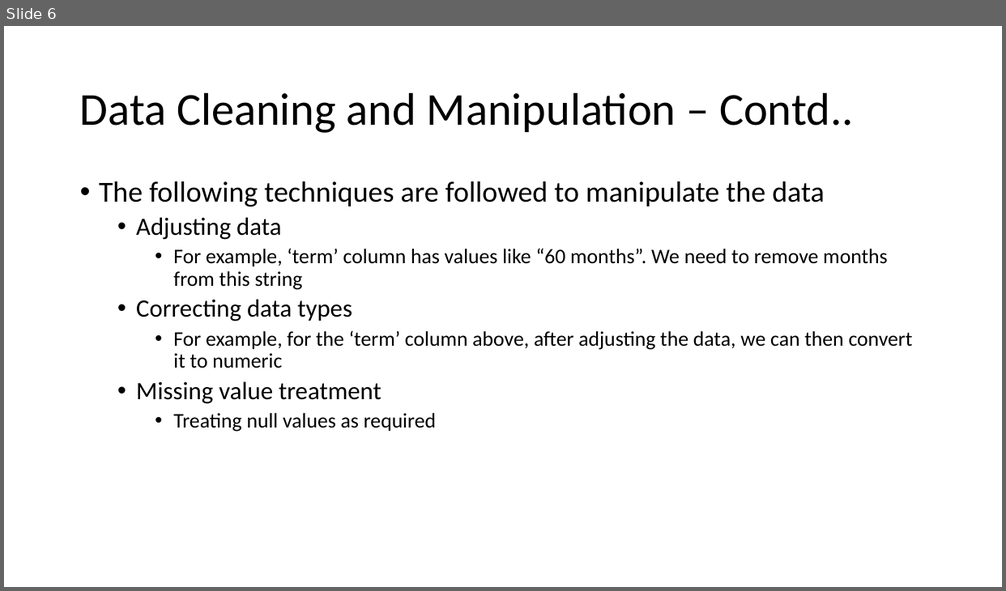
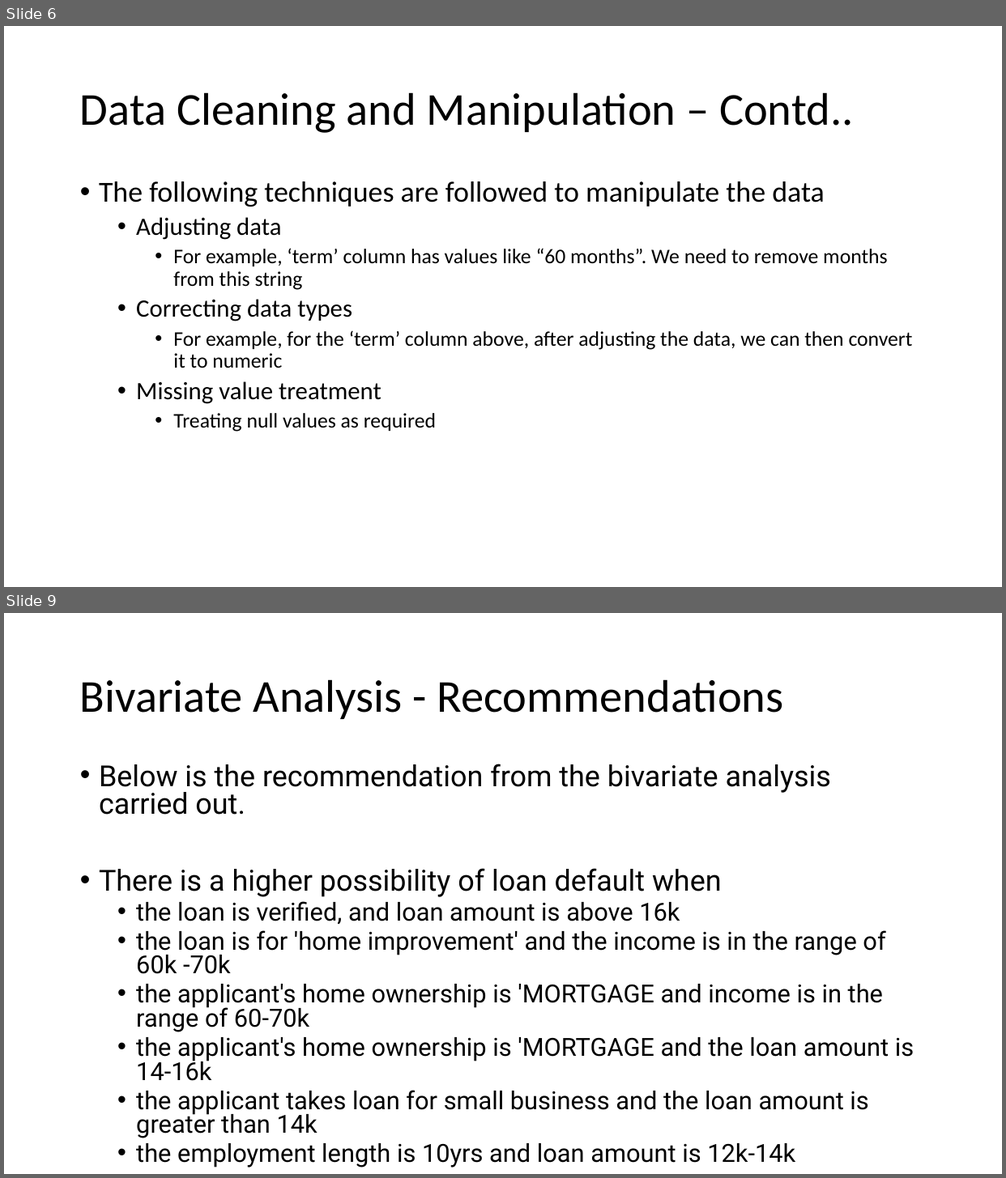
Before and after one commit to gopinathghub/LendingClubCaseStudy, a slide deck: Lending_Club_Case_Study.pptx. Shown one above the other, each under a label of ours: slide 6 before the commit, slides 6 and 9 after it; the slides between them are not shown. The pictures are 1006x591 and 1006x1178 pixels, drawn with LibreOffice and Linux fonts; fonts in the diff are those of the drawing. Boxes give left, top, right and bottom in pixels: in the first picture for what was removed or moved away, otherwise in the second. Text is boxed around its words. In the diff, an @@ line names an element or a change of style, - is before the commit and + after.

```diff
--- a/Lending_Club_Case_Study.pptx
+++ b/Lending_Club_Case_Study.pptx
@@ slide 9 added at [4, 613, 1002, 1174], background #FFFFFF @@
@@ title added at [80, 679, 784, 719], 44 pt, text #000000 @@
+Bivariate Analysis - Recommendations
@@ text added at [99, 764, 914, 1168], 24 pt, text #000000 @@
+• Below is the recommendation from the bivariate analysis carried out.
+• There is a higher possibility of loan default when
+  • the loan is verified, and loan amount is above 16k
+  • the loan is for 'home improvement' and the income is in the range of 60k -70k
+  • the applicant's home ownership is 'MORTGAGE and income is in the range of 60-70k
+  • the applicant's home ownership is 'MORTGAGE and the loan amount is 14-16k
+  • the applicant takes loan for small business and the loan amount is greater than 14k
+  • the employment length is 10yrs and loan amount is 12k-14k
```
Also in this commit, not shown: 1 slide changed, 2 other slides added.
